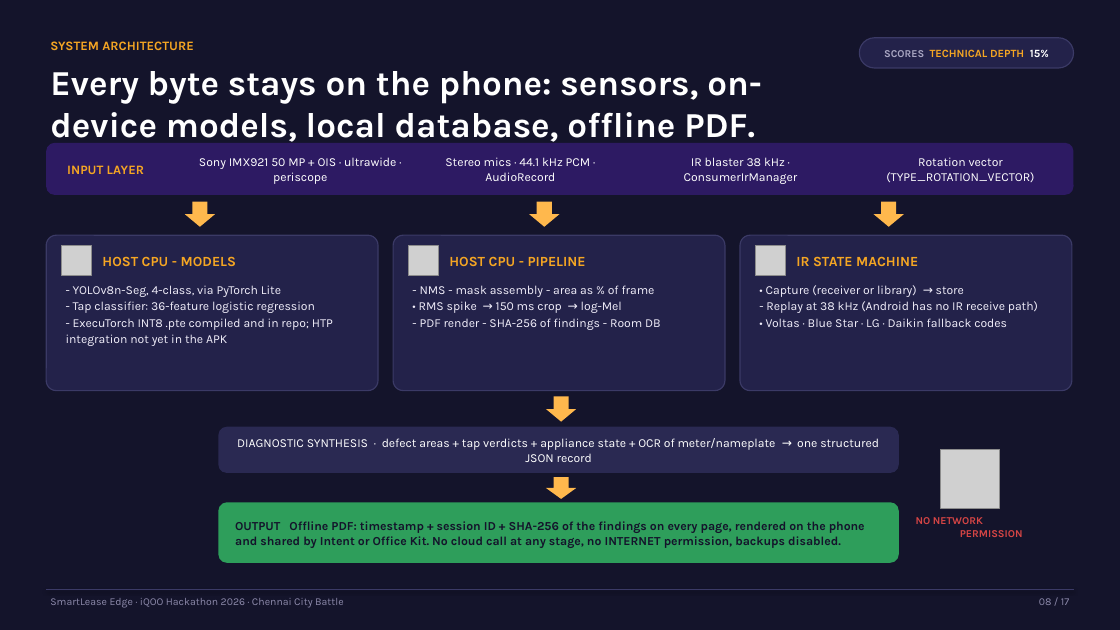
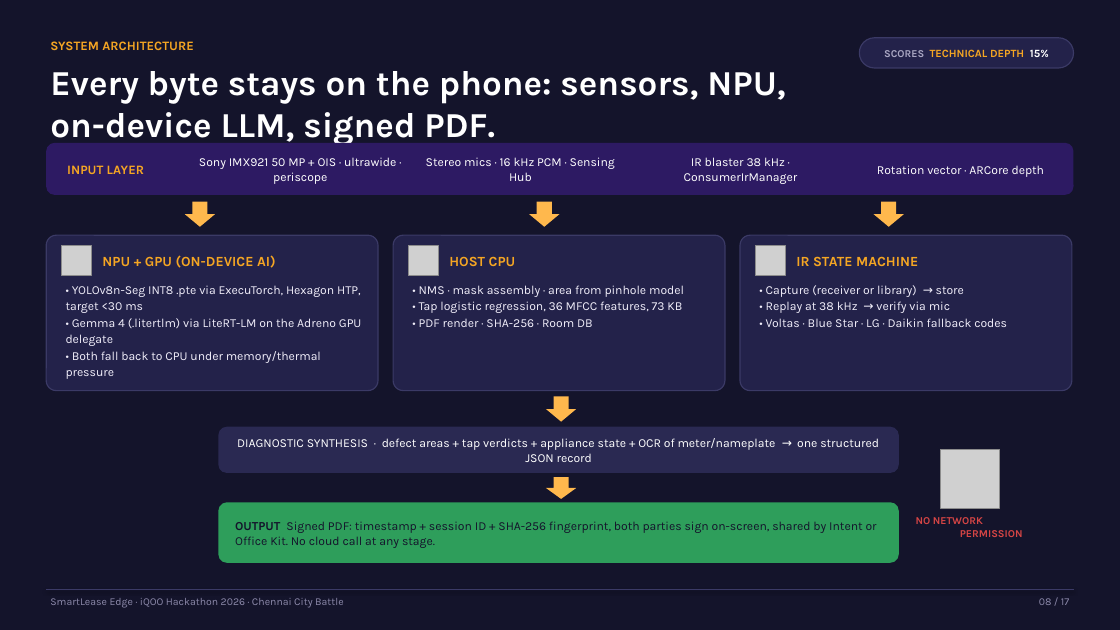
Before and after one commit to muhammedsayeedurrahman/smartlease-edge-chennai, a slide deck: slide 8 of docs/pitch/SmartLease-Edge-iQOO-Hackathon-2026.pptx. Drawn at 1120x630 pixels with LibreOffice and Linux fonts; fonts in the diff are those of the drawing; grey boxes stand for pictures. Boxes give left, top, right and bottom in pixels: in the first picture for what was removed or moved away, otherwise in the second. Text is boxed around its words. In the diff, an @@ line names an element or a change of style, - is before the commit and + after.

```diff
--- a/docs/pitch/SmartLease-Edge-iQOO-Hackathon-2026.pptx
+++ b/docs/pitch/SmartLease-Edge-iQOO-Hackathon-2026.pptx
@@ text at (50,71,785,146): text changed @@
-Every byte stays on the phone: sensors, on-device models, local database, offline PDF.
+Every byte stays on the phone: sensors, NPU, on-device LLM, signed PDF.
@@ text at (426,157,615,181): text changed @@
-Stereo mics · 44.1 kHz PCM · AudioRecord
+Stereo mics · 16 kHz PCM · Sensing Hub
@@ text at (877,165,1045,177): text changed @@
-Rotation vector (TYPE_ROTATION_VECTOR)
+Rotation vector · ARCore depth
@@ text at (102,255,276,268): text changed @@
-HOST CPU - MODELS
+NPU + GPU (ON-DEVICE AI)
@@ text at (449,256,516,266): text changed @@
-HOST CPU - PIPELINE
+HOST CPU
@@ text at (66,286,362,379): text changed @@
-- YOLOv8n-Seg, 4-class, via PyTorch Lite
-- Tap classifier: 36-feature logistic regression
-- ExecuTorch INT8 .pte compiled and in repo; HTP integration not yet in the APK
+• YOLOv8n-Seg INT8 .pte via ExecuTorch, Hexagon HTP, target <30 ms
+• Gemma 4 (.litertlm) via LiteRT-LM on the Adreno GPU delegate
+• Both fall back to CPU under memory/thermal pressure
@@ text at (419,285,684,327): text changed @@
-- NMS - mask assembly - area as % of frame
-• RMS spike → 150 ms crop → log-Mel
-- PDF render - SHA-256 of findings - Room DB
+• NMS · mask assembly · area from pinhole model
+• Tap logistic regression, 36 MFCC features, 73 KB
+• PDF render · SHA-256 · Room DB
@@ text at (766,301,950,313): text changed @@
-- Replay at 38 kHz (Android has no IR receive path)
+• Replay at 38 kHz → verify via mic
@@ text at (235,521,877,548): text changed; bold off @@
-OUTPUT Offline PDF: timestamp + session ID + SHA-256 of the findings on every page, rendered on the phone and shared by Intent or Office Kit. No cloud call at any stage, no INTERNET permission, backups disabled.
+OUTPUT Signed PDF: timestamp + session ID + SHA-256 fingerprint, both parties sign on-screen, shared by Intent or Office Kit. No cloud call at any stage.
```
Also in this commit, not shown: 14 other slides changed.
